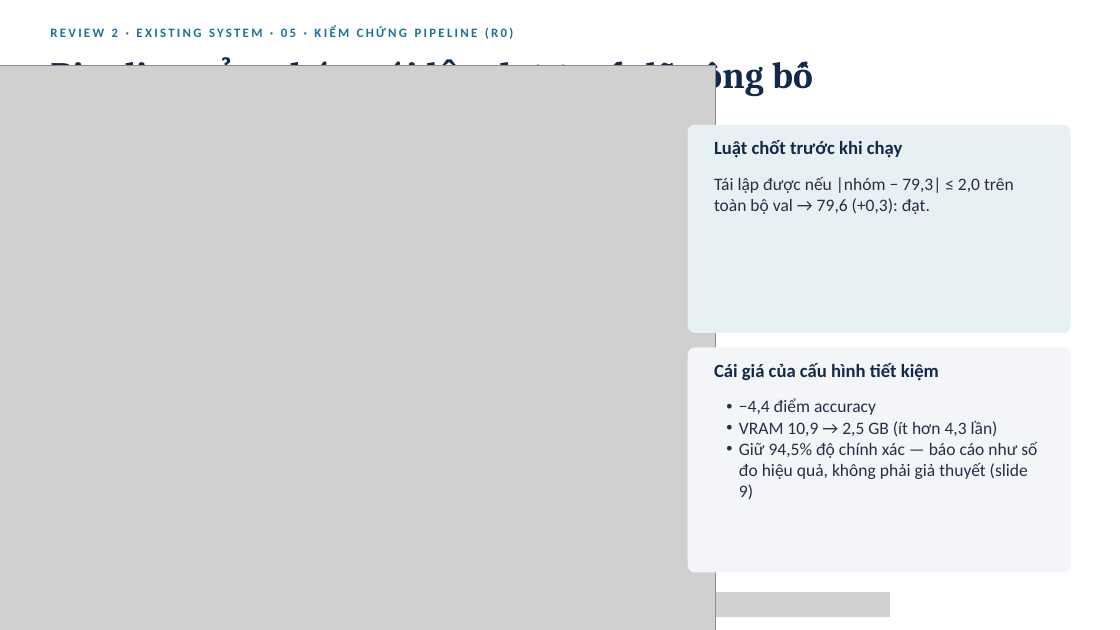
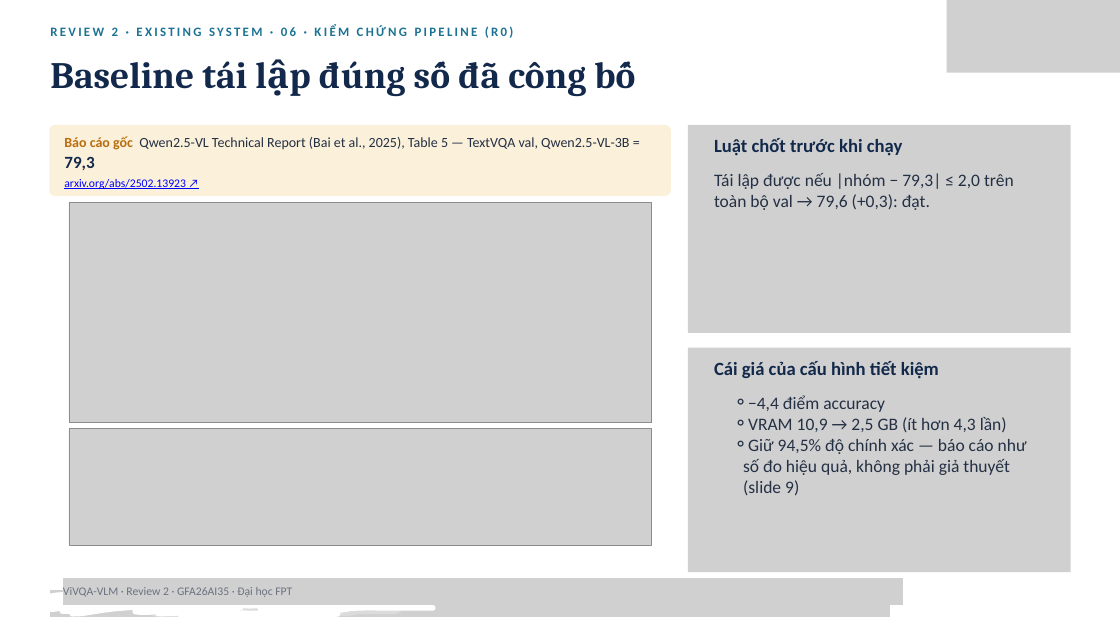
Before and after one commit to PLHGNAOH/ViVQA-VLM, a slide deck: slide 22 of docs/04_slides/cumulative/ViVQA-VLM_Review1-2_KLTN.pptx (slide 25 before the commit). Drawn at 1120x630 pixels with LibreOffice and Linux fonts; fonts in the diff are those of the drawing; grey boxes stand for pictures. Boxes give left, top, right and bottom in pixels: in the first picture for what was removed or moved away, otherwise in the second. Text is boxed around its words. In the diff, an @@ line names an element or a change of style, - is before the commit and + after.

```diff
--- a/docs/04_slides/cumulative/ViVQA-VLM_Review1-2_KLTN.pptx
+++ b/docs/04_slides/cumulative/ViVQA-VLM_Review1-2_KLTN.pptx
@@ text at [50, 25, 514, 38]: text changed @@
-REVIEW 2 · EXISTING SYSTEM · 05 · KIỂM CHỨNG PIPELINE (R0)
+REVIEW 2 · EXISTING SYSTEM · 06 · KIỂM CHỨNG PIPELINE (R0)
@@ picture added at [947, 0, 1120, 73] @@
@@ picture removed at [0, 66, 716, 630] @@
@@ text at [50, 61, 630, 96]: text changed @@
-Pipeline của nhóm tái lập được số đã công bố
+Baseline tái lập đúng số đã công bố
@@ rounded rectangle added at [49, 125, 671, 196], fill #FBF0DA @@
@@ text added at [64, 136, 629, 189], 18 pt, text #243044 @@
+Báo cáo gốc Qwen2.5-VL Technical Report (Bai et al., 2025), Table 5 — TextVQA val, Qwen2.5-VL-3B = 79,3
+arxiv.org/abs/2502.13923 ↗
@@ freeform shape removed at [688, 125, 1070, 333] @@
@@ picture added at [688, 125, 1071, 333] @@
@@ text "Tái lập được nếu |nhóm ...": place and size @@
-text "Tái lập được nếu |nhóm ..." at [714, 177, 1014, 214]
+text "Tái lập được nếu |nhóm ..." at [714, 173, 1014, 210]
@@ picture added at [69, 203, 651, 422] @@
@@ freeform shape removed at [688, 348, 1070, 572] @@
@@ picture added at [688, 348, 1071, 572] @@
@@ text "−4,4 điểm accuracy" at [743, 395, 1027, 495]: bullet • to ⚬; list level 2 to 3 in "−4,4 điểm accuracy"; list level 2 to 3 in "VRAM 10,9 → 2,5 GB ..."; list level 2 to 3 in "Giữ 94,5% độ chính xác ..." @@
@@ picture added at [69, 429, 651, 545] @@
@@ freeform shape added at [22, 585, 435, 620], fill #FFFFFF @@
@@ picture added at [50, 590, 890, 617] @@
@@ text added at [50, 598, 387, 611], 15 pt, text #6B7280 @@
+ViVQA-VLM · Review 1 + Review 2 (cộng dồn) · GFA26AI35 · Đại học FPT
@@ picture added at [63, 578, 903, 605] @@
@@ text added at [63, 587, 292, 597], 15 pt, text #6B7280 @@
+ViVQA-VLM · Review 2 · GFA26AI35 · Đại học FPT
@@ freeform shape added at [138, 596, 209, 614], fill #E7191F @@
@@ freeform shape added at [146, 589, 238, 618], fill #FFFFFF at 25% opacity @@
@@ freeform shape added at [208, 587, 404, 617], fill #FFFFFF at 25% opacity @@
@@ freeform shape added at [328, 593, 348, 614], fill #FFFFFF at 25% opacity @@
@@ freeform shape added at [237, 603, 244, 610], fill #FFFFFF @@
```
Also in this commit, not shown: 37 other slides changed, 4 slides added, 6 slides removed, 3 other files.
